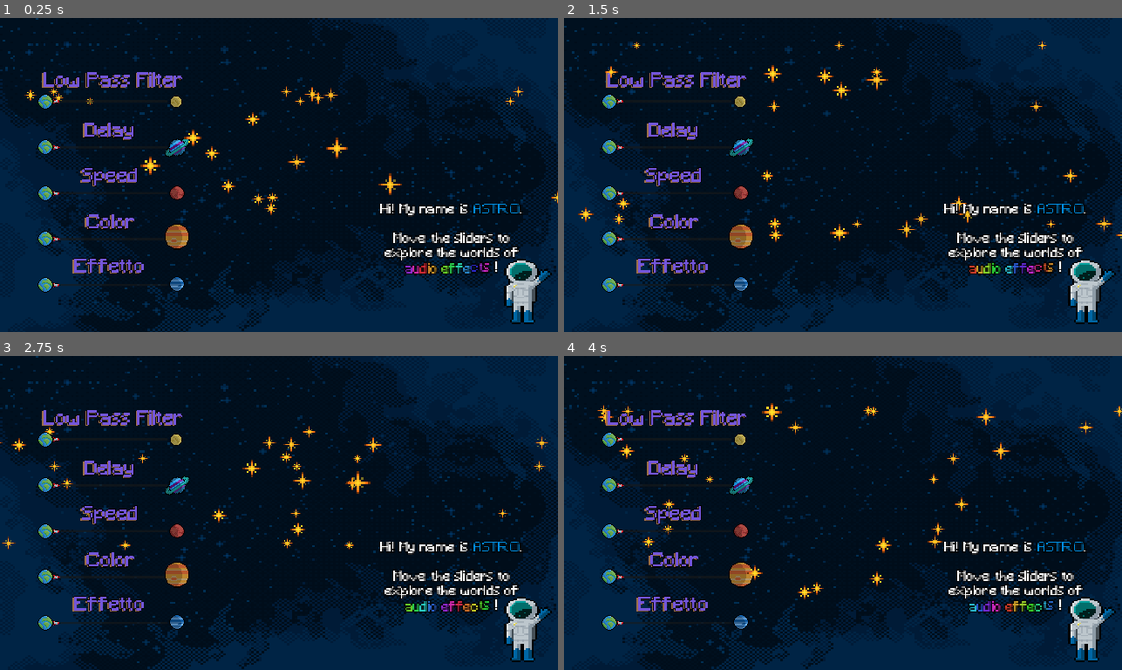
Above: before the commit, frames 1-4 (two rows, left to right).
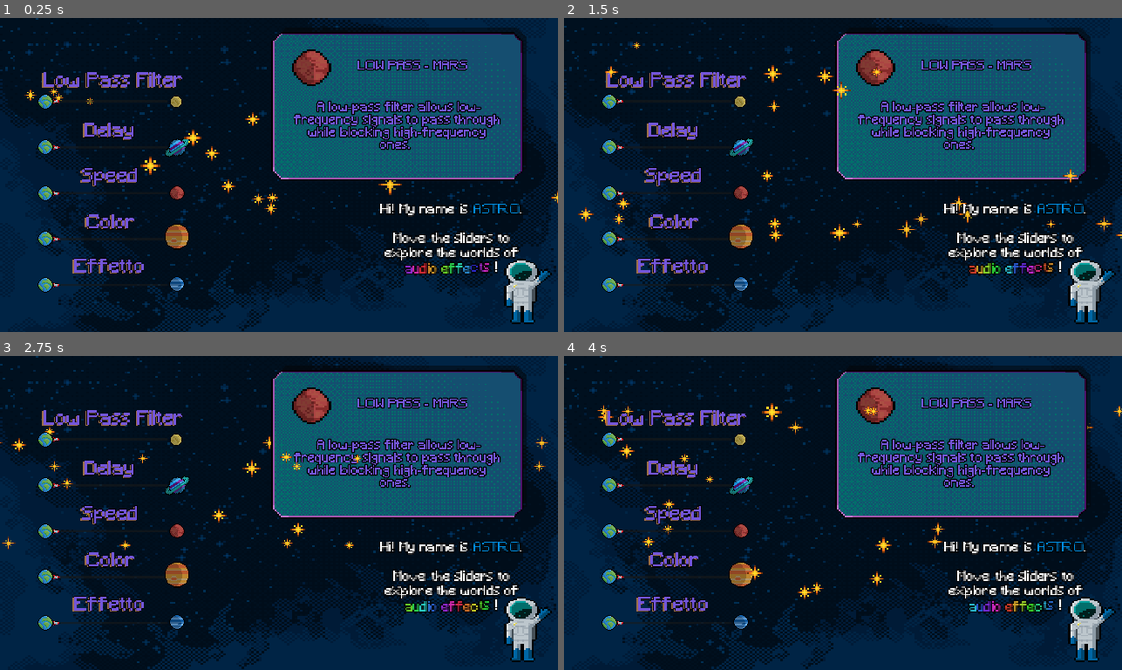
Above: after the commit, the same moments.

Repository: mengo1993/gianluandreeducationalgamejam
Game: Godot game, scene res://game.tscn
Two runs of this game, one before a commit and one after it. Both use one fixed random seed, a clock stepped at 60 frames per second and the inputs below. Sound files missing from this copy of the repository are replaced by a short silence.
Inputs:
- Up to frame 1 (0.25 s): no input
- Up to frame 2 (1.5 s): no input
- Up to frame 3 (2.75 s): no input
- Up to frame 4 (4 s): no input

The runs differ from the first frame. In frame 1, 21% of the frame differs, in the area x 48-95%, y 3-52%; in frame 2, 21%; in frame 3, 21%; in frame 4, 21%.

Commit message:
aggiunto foglietto

Diff:
--- a/game.tscn
+++ b/game.tscn
@@ -17,6 +17,7 @@
 [ext_resource type="Texture2D" uid="uid://bfb6gnb87t0cu" path="res://saturn.png" id="15_e8heu"]
 [ext_resource type="Texture2D" uid="uid://jmhv8ii7ncn5" path="res://moon.png" id="16_rvswv"]
 [ext_resource type="Texture2D" uid="uid://d2488rvosqpt5" path="res://neptune.png" id="17_boyg6"]
+[ext_resource type="Texture2D" uid="uid://5haqr8m5qctg" path="res://pamplet2.png" id="18_rvswv"]
 
 [sub_resource type="AtlasTexture" id="AtlasTexture_ryrav"]
 atlas = ExtResource("5_7jktm")
@@ -24,6 +25,73 @@
 
 [node name="game" type="Node2D"]
 script = ExtResource("1_e2o6t")
+
+[node name="Pamplets" type="Control" parent="."]
+layout_mode = 3
+anchors_preset = 0
+offset_right = 640.0
+offset_bottom = 361.0
+
+[node name="TextureRect" type="TextureRect" parent="Pamplets"]
+layout_mode = 1
+anchors_preset = -1
+anchor_left = 0.478
+anchor_right = 1.0
+anchor_bottom = 0.526
+offset_left = 0.0799866
+offset_top = 9.0
+offset_right = 3.0
+offset_bottom = 20.114
+grow_horizontal = 0
+grow_vertical = 2
+scale = Vector2(0.9, 0.9)
+texture = ExtResource("18_rvswv")
+
+[node name="VBoxContainer" type="VBoxContainer" parent="Pamplets/TextureRect"]
+layout_mode = 1
+anchors_preset = 15
+anchor_right = 1.0
+anchor_bottom = 1.0
+offset_left = 32.2222
+offset_top = 26.6667
+offset_right = -35.7778
+offset_bottom = -8.33333
+grow_horizontal = 2
+grow_vertical = 2
+
+[node name="HBoxContainer" type="HBoxContainer" parent="Pamplets/TextureRect/VBoxContainer"]
+layout_mode = 2
+
+[node name="TextureRect" type="TextureRect" parent="Pamplets/TextureRect/VBoxContainer/HBoxContainer"]
+custom_minimum_size = Vector2(50, 50)
+layout_mode = 2
+size_flags_horizontal = 0
+size_flags_stretch_ratio = 0.0
+texture = ExtResource("13_215e1")
+expand_mode = 1
+
+[node name="RichTextLabel" type="RichTextLabel" parent="Pamplets/TextureRect/VBoxContainer/HBoxContainer"]
+custom_minimum_size = Vector2(200, 50)
+layout_mode = 2
+size_flags_horizontal = 2
+size_flags_vertical = 2
+size_flags_stretch_ratio = 0.0
+theme = ExtResource("2_hve3p")
+theme_override_constants/outline_size = 5
+bbcode_enabled = true
+text = "[color=#7456da]LOW PASS - MARS"
+horizontal_alignment = 1
+vertical_alignment = 1
+
+[node name="RichTextLabel2" type="RichTextLabel" parent="Pamplets/TextureRect/VBoxContainer"]
+layout_mode = 2
+size_flags_vertical = 3
+theme = ExtResource("2_hve3p")
+theme_override_constants/outline_size = 5
+bbcode_enabled = true
+text = "
+[color=#7456da] A low-pass filter allows low-frequency signals to pass through while blocking high-frequency ones. "
+horizontal_alignment = 1
 
 [node name="Control" type="Control" parent="."]
 layout_mode = 3
Not shown: 1 places in game.tscn that only renumber resources
Binary file added: pamplet.png
Binary file added: pamplet2.png
